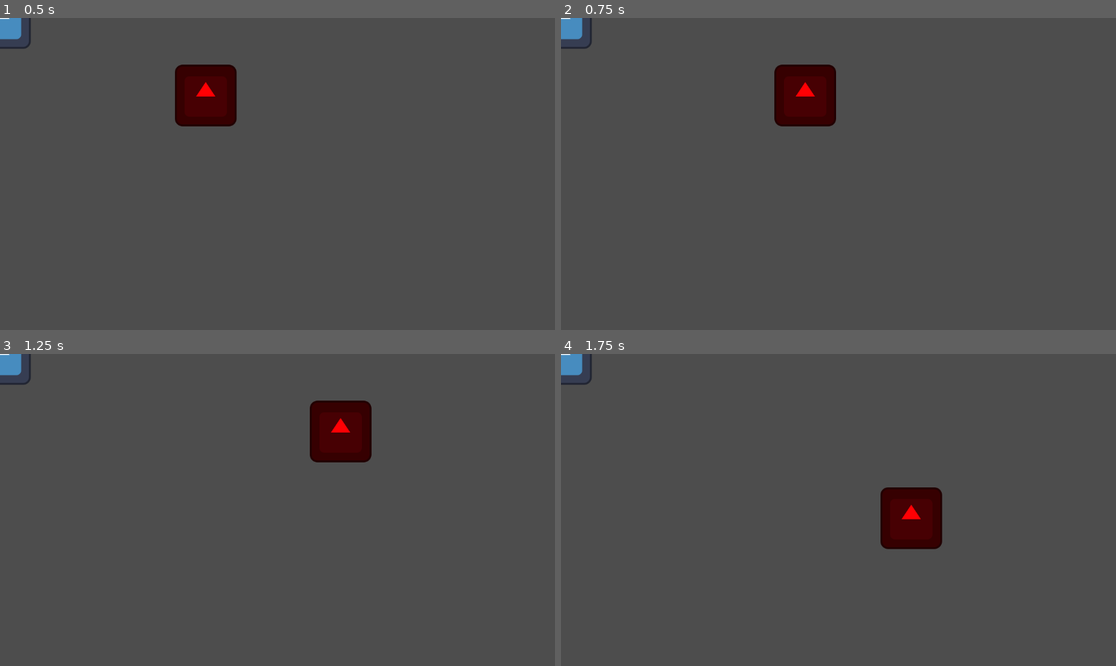
Above: before the commit, frames 1-4 (two rows, left to right).
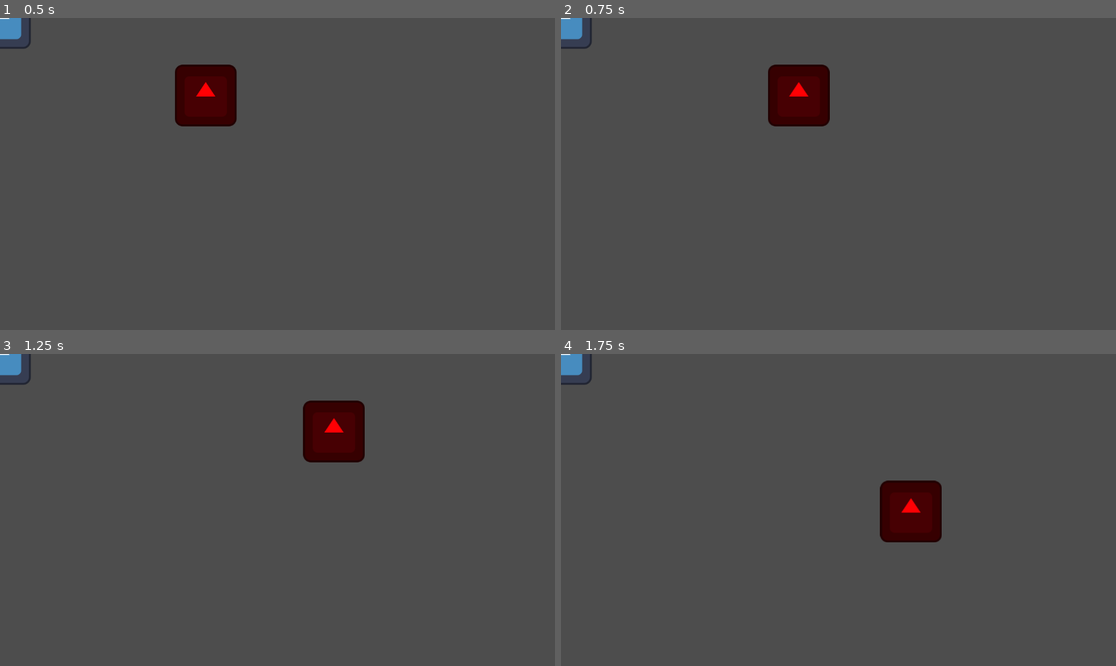
Above: after the commit, the same moments.

Repository: Sewake/GodotBodyEnteredBug
Game: Godot game, scene res://main.tscn
Two runs of this game, one before a commit and one after it. Both use one fixed random seed, a clock stepped at 60 frames per second and the inputs below. The engine's default icon, where the game draws it, is replaced by a stand-in: a white triangle on a blue panel in a dark square.
Inputs:
- Up to frame 1 (0.5 s): no input
- Up to frame 2 (0.75 s): tap Enter at 0.5 s; hold D (e_right) from 0.53 s (still down)
- Up to frame 3 (1.25 s): keep holding D (e_right)
- Up to frame 4 (1.75 s): release D (e_right) at 1.28 s; hold S (e_down) from 1.28 s (still down)

Frame 1 is identical in both runs. In frame 2, 0.6% of the frame differs, in the area x 37-50%, y 14-35%; in frame 3, 0.6%; in frame 4, 0.7%, in the area x 57-69%, y 40-63%.

Commit message:
Fix

Diff:
--- a/enemy.gd
+++ b/enemy.gd
@@ -1,6 +1,7 @@
 extends RigidBody2D
 
 var SPEED = 400
+var target_velocity = Vector2.ZERO
 
 # Called when the node enters the scene tree for the first time.
 func _ready():
@@ -9,22 +10,18 @@
 
 # Called every frame. 'delta' is the elapsed time since the previous frame.
 func _process(delta):
-	var velocity = Vector2.ZERO
+	target_velocity = Vector2.ZERO
 	if Input.is_action_pressed("e_down"):
-		velocity.y += 1
+		target_velocity.y += 1
 	if Input.is_action_pressed("e_up"):
-		velocity.y -= 1
+		target_velocity.y -= 1
 	if Input.is_action_pressed("e_right"):
-		velocity.x += 1
+		target_velocity.x += 1
 	if Input.is_action_pressed("e_left"):
-		velocity.x -= 1
+		target_velocity.x -= 1
 
-	position += velocity * SPEED * delta
+	target_velocity = target_velocity.normalized() * SPEED
 
 
-func _on_body_entered(body):
-	print("Body entered (enemy): ", body)
-
-
-func _on_body_shape_entered(body_rid, body, body_shape_index, local_shape_index):
-	print("Body shape entered (enemy): ", body)
+func _integrate_forces(state):
+	set_linear_velocity(target_velocity)
